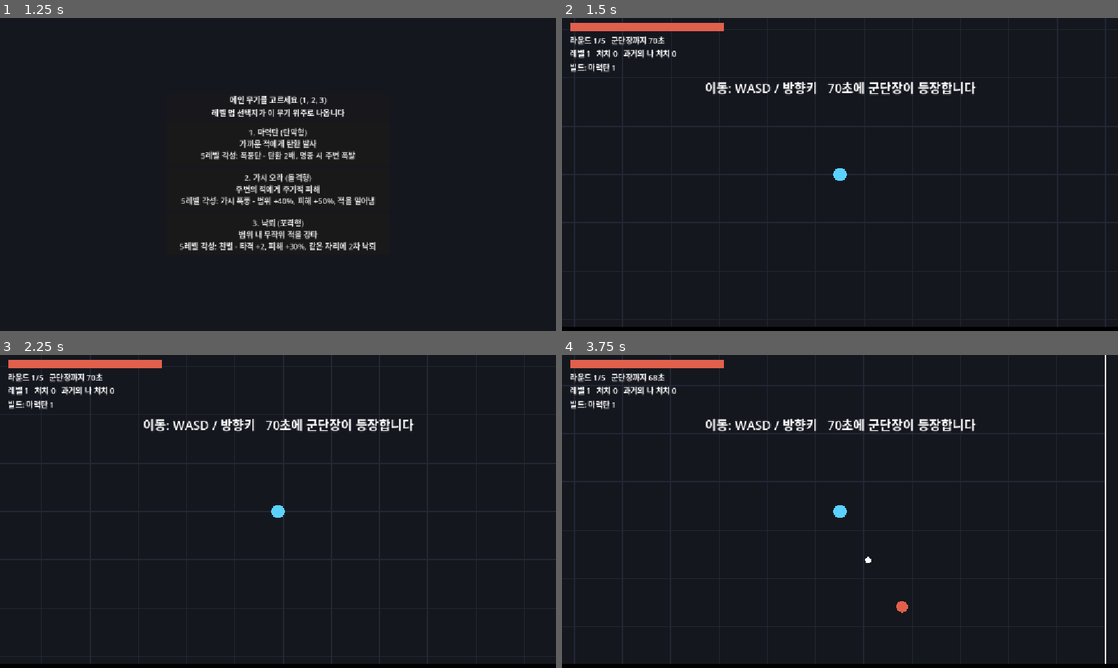
Above: before the commit, frames 1-4 (two rows, left to right).
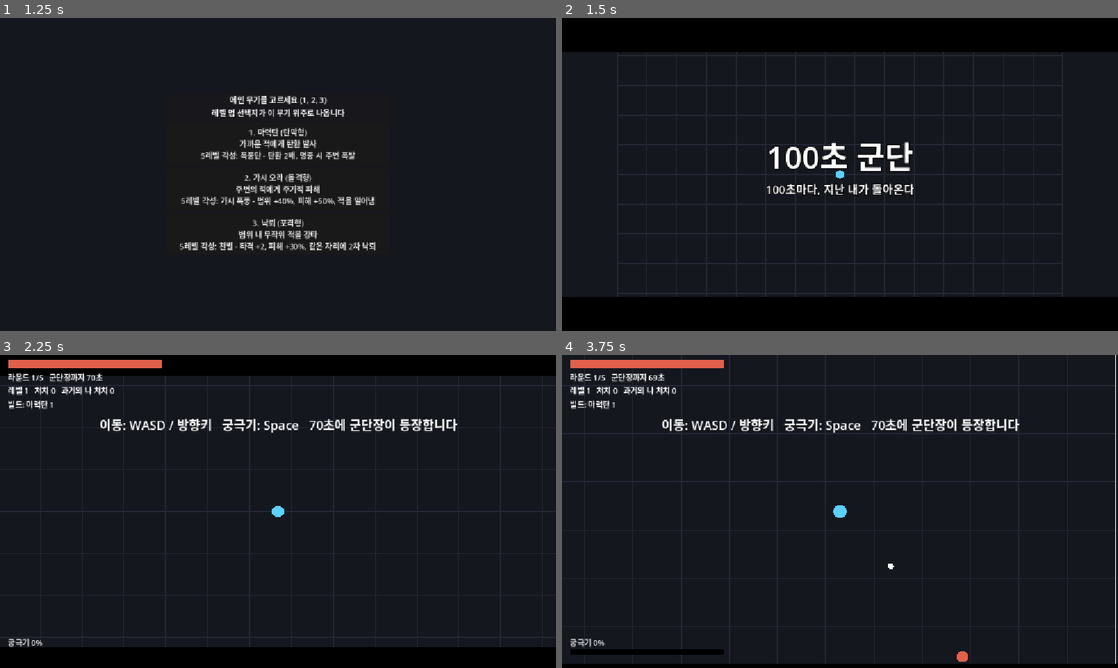
Above: after the commit, the same moments.

Repository: kimpro4214/100sec-corps
Game: Godot game, scene res://main_menu.tscn
Two runs of this game, one before a commit and one after it. Both use one fixed random seed, a clock stepped at 60 frames per second and the inputs below.
Inputs:
- Up to frame 1 (1.25 s): click "100초 군단 내가 키운 빌드가 다음 라운드의 적이 …" at 0.5 s
- Up to frame 2 (1.5 s): click "1. 마력탄 (탄막형) 가까운 적에게 탄환 발사 5레…" at 1.25 s
- Up to frame 3 (2.25 s): tap Enter at 2 s; hold D from 2.03 s (still down); tap Space at 2.1 s
- Up to frame 4 (3.75 s): tap Space at 2.27, 2.57, 3.02, 3.05, 3.32, 3.6 s; release D at 2.78 s; hold S 2.78-3.53 s; tap 1 at 2.85 s; hold D from 3.53 s (still down)

Frame 1 is identical in both runs. In frame 2, 23% of the frame differs, in the area x 0-100%, y 0-99%; in frame 3, 13%; in frame 4, 2.7%.

Commit message:
feat: 100초 군단 궁극기 연출, 타격감, 시작과 끝 시네마틱 추가

Diff:
--- a/legion/game/legion_game.gd
+++ b/legion/game/legion_game.gd
@@ -20,12 +20,48 @@
 const COLOR_AWAKEN := Color("ffe066")
 const MAIN_WEAPONS := ["bolt", "aura", "lightning"]
 
+# 연출 수치. 게임 규칙에는 영향을 주지 않는다.
+const INTRO_SECONDS := 3.4
+const ULT_CAST_SECONDS := 0.5
+const ULT_SECONDS := 1.1
+const ENDING_PANEL_AT := 2.8
+const ULT_ZOOM := 1.7
+const ENDING_ZOOM := 1.8
+const MAX_SHAKE := 24.0
+const MAX_PARTICLES := 700
+const KILL_JUICE := {
+	"swarmling": {"particles": 4, "shake": 0.0, "hitstop": 0.0},
+	"runner": {"particles": 4, "shake": 0.0, "hitstop": 0.0},
+	"grunt": {"particles": 6, "shake": 0.0, "hitstop": 0.0},
+	"brute": {"particles": 12, "shake": 4.0, "hitstop": 0.03},
+	"ghost": {"particles": 22, "shake": 8.0, "hitstop": 0.08},
+	"boss": {"particles": 48, "shake": 22.0, "hitstop": 0.35},
+}
+
 var data: Dictionary
 var sim
 var acc := 0.0
-var camera := Vector2.ZERO
 var effects: Array = []
+var particles: Array = []
 var banner_time := 0.0
+
+var zoom := 1.0
+var focus := Vector2.ZERO
+var shake := 0.0
+var hitstop := 0.0
+var slowmo := 0.0
+var flash := 0.0
+var flash_color := Color.WHITE
+var hurt_tint := 0.0
+var letterbox := 0.0
+var cinema := "" # intro, ult, ending
+var cinema_time := 0.0
+var ult_fired := false
+var ending_won := false
+var ending_focus := Vector2.ZERO
+
+var cinema_title: Label
+var cinema_sub: Label
 
 var start_panel: PanelContainer
 var hud: Label
@@ -48,6 +84,16 @@
 func _start_run() -> void:
 	sim = null
 	effects = []
+	particles = []
+	cinema = ""
+	shake = 0.0
+	hitstop = 0.0
+	slowmo = 0.0
+	flash = 0.0
+	hurt_tint = 0.0
+	letterbox = 0.0
+	cinema_title.hide()
+	cinema_sub.hide()
 	hud.text = ""
 	build_label.text = ""
 	end_panel.hide()
@@ -63,7 +109,8 @@
 	sim.record_events = true
 	acc = 0.0
 	start_panel.hide()
-	_show_banner("이동: WASD / 방향키   70초에 군단장이 등장합니다")
+	_start_cinema("intro")
+	_show_cinema_text("100초 군단", "100초마다, 지난 내가 돌아온다")
 
 
 func _build_start_panel(root: Control) -> void:
@@ -110,6 +157,9 @@
 	banner.add_theme_font_size_override("font_size", 26)
 	root.add_child(banner)
 
+	cinema_title = _cinema_label(root, 64, -40.0)
+	cinema_sub = _cinema_label(root, 24, 30.0)
+
 	_build_start_panel(root)
 
 	choice_panel = _centered_panel(root)
@@ -156,6 +206,21 @@
 	return panel
 
 
+func _cinema_label(root: Control, font_size: int, offset_y: float) -> Label:
+	var label := Label.new()
+	label.set_anchors_preset(Control.PRESET_CENTER)
+	label.grow_horizontal = Control.GROW_DIRECTION_BOTH
+	label.grow_vertical = Control.GROW_DIRECTION_BOTH
+	label.horizontal_alignment = HORIZONTAL_ALIGNMENT_CENTER
+	label.position.y += offset_y
+	label.add_theme_font_size_override("font_size", font_size)
+	label.add_theme_constant_override("outline_size", 8)
+	label.add_theme_color_override("font_outline_color", Color.BLACK)
+	label.hide()
+	root.add_child(label)
+	return label
+
+
 func _to_menu() -> void:
 	get_tree().change_scene_to_file("res://main_menu.tscn")
 
@@ -169,23 +234,37 @@
 		var main_index: int = event.physical_keycode - KEY_1
 		if main_index >= 0 and main_index < MAIN_WEAPONS.size():
 			_begin_run(MAIN_WEAPONS[main_index])
+	elif cinema == "intro":
+		if event.physical_keycode == KEY_SPACE:
+			_end_intro()
+	elif cinema != "":
+		return
 	elif not sim.pending_choices.is_empty():
 		var index: int = event.physical_keycode - KEY_1
 		if index >= 0 and index < sim.pending_choices.size():
 			_choose(index)
 	elif summary_panel.visible and event.physical_keycode == KEY_SPACE:
 		_continue_round()
+	elif event.physical_keycode == KEY_SPACE and sim.ultimate_ready() and not sim.is_over():
+		_start_cinema("ult")
+		var ult: Dictionary = data.ultimate[sim.main_weapon]
+		_show_cinema_text(ult.name, ult.desc)
 
 
 func _process(delta: float) -> void:
 	if sim == null:
 		return
-	acc += delta
+	_update_cinema(delta)
+	var world_delta := _world_delta(delta)
+	if cinema == "" or (cinema == "ult" and ult_fired):
+		acc += world_delta
 	while acc >= sim.tick:
 		acc -= sim.tick
 		sim.step(_read_input())
 		_consume_events()
-	if not sim.pending_choices.is_empty():
+	if sim.is_over():
+		pass
+	elif not sim.pending_choices.is_empty():
 		acc = 0.0
 		if not choice_panel.visible:
 			_show_choices()
@@ -193,11 +272,167 @@
 		acc = 0.0
 		if not summary_panel.visible:
 			_show_summary()
-	if sim.is_over() and not end_panel.visible:
-		_show_end()
-	_update_timers(delta)
+	if sim.is_over() and cinema != "ending" and not end_panel.visible:
+		_start_ending()
+	_update_timers(delta, world_delta)
 	_update_hud()
 	queue_redraw()
+
+
+func _world_delta(delta: float) -> float:
+	if hitstop > 0.0:
+		hitstop -= delta
+		return 0.0
+	if slowmo > 0.0:
+		slowmo -= delta
+		return delta * 0.35
+	return delta
+
+
+func _start_cinema(kind: String) -> void:
+	cinema = kind
+	cinema_time = 0.0
+	ult_fired = false
+
+
+func _show_cinema_text(title: String, sub: String) -> void:
+	cinema_title.text = title
+	cinema_sub.text = sub
+	cinema_title.show()
+	cinema_sub.show()
+	cinema_title.modulate.a = 1.0
+	cinema_sub.modulate.a = 1.0
+
+
+func _hide_cinema_text() -> void:
+	cinema_title.hide()
+	cinema_sub.hide()
+
+
+func _end_intro() -> void:
+	cinema = ""
+	_hide_cinema_text()
+	_show_banner("이동: WASD / 방향키   궁극기: Space   70초에 군단장이 등장합니다")
+
+
+func _start_ending() -> void:
+	ending_won = sim.state == "won"
+	ending_focus = sim.boss.pos if ending_won and sim.boss != null else sim.player_pos
+	_start_cinema("ending")
+	choice_panel.hide()
+	summary_panel.hide()
+	if ending_won:
+		_add_flash(Color.WHITE, 0.9)
+		_show_cinema_text("승리", "군단을 넘어섰습니다")
+	else:
+		_add_flash(Color(COLOR_GRUNT), 0.6)
+		_show_cinema_text("패배", "라운드 %d에서 쓰러졌습니다" % sim.round_index)
+	cinema_title.modulate.a = 0.0
+	cinema_sub.modulate.a = 0.0
+
+
+## 시네마틱 타임라인. 카메라 줌, 레터박스, 문구를 시간에 따라 바꾼다.
+func _update_cinema(delta: float) -> void:
+	var player: Vector2 = sim.player_pos
+	if cinema == "":
+		zoom = lerpf(zoom, 1.0, 1.0 - exp(-8.0 * delta))
+		focus = player
+		letterbox = move_toward(letterbox, 0.0, delta * 3.0)
+		return
+	cinema_time += delta
+	match cinema:
+		"intro":
+			var t := clampf(cinema_time / INTRO_SECONDS, 0.0, 1.0)
+			var arena := Vector2(float(data.arena.w), float(data.arena.h))
+			var view := get_viewport_rect().size
+			var overview := minf(view.x / arena.x, view.y / arena.y) * 0.95
+			var move := _ease_in_out(clampf((t - 0.35) / 0.65, 0.0, 1.0))
+			zoom = lerpf(overview, 1.0, move)
+			focus = (arena * 0.5).lerp(player, move)
+			letterbox = 1.0
+			var fade := 1.0 - clampf((t - 0.6) / 0.3, 0.0, 1.0)
+			cinema_title.modulate.a = fade
+			cinema_sub.modulate.a = fade
+			if cinema_time >= INTRO_SECONDS:
+				_end_intro()
+		"ult":
+			focus = player
+			if not ult_fired:
+				var t := _ease_out(clampf(cinema_time / ULT_CAST_SECONDS, 0.0, 1.0))
+				zoom = lerpf(1.0, ULT_ZOOM, t)
+				letterbox = t
+				cinema_title.scale = Vector2.ONE * lerpf(1.6, 1.0, t)
+				if cinema_time >= ULT_CAST_SECONDS:
+					ult_fired = true
+					sim.use_ultimate()
+					zoom = 0.85
+					shake = MAX_SHAKE
+					slowmo = 0.3
+					_add_flash(Color(COLOR_AWAKEN), 0.35)
+			else:
+				zoom = lerpf(zoom, 1.0, 1.0 - exp(-6.0 * delta))
+				letterbox = move_toward(letterbox, 0.0, delta * 3.0)
+				var fade := 1.0 - clampf((cinema_time - ULT_CAST_SECONDS) / 0.3, 0.0, 1.0)
+				cinema_title.modulate.a = fade
+				cinema_sub.modulate.a = fade
+				if cinema_time >= ULT_SECONDS:
+					cinema = ""
+					cinema_title.scale = Vector2.ONE
+					_hide_cinema_text()
+		"ending":
+			var t := _ease_out(clampf(cinema_time / 1.4, 0.0, 1.0))
+			zoom = lerpf(1.0, ENDING_ZOOM, t)
+			focus = player.lerp(ending_focus, t)
+			letterbox = t
+			var text_alpha := clampf((cinema_time - 0.6) / 0.5, 0.0, 1.0)
+			cinema_title.modulate.a = text_alpha
+			cinema_sub.modulate.a = text_alpha
+			if cinema_time >= ENDING_PANEL_AT and not end_panel.visible:
+				_hide_cinema_text()
+				_show_end()
+
+
+func _ease_out(t: float) -> float:
+	return 1.0 - pow(1.0 - t, 3.0)
+
+
+func _ease_in_out(t: float) -> float:
+	return t * t * (3.0 - 2.0 * t)
+
+
+func _add_flash(color: Color, amount: float) -> void:
+	flash_color = color
+	flash = maxf(flash, amount)
+
+
+func _add_shake(amount: float) -> void:
+	shake = minf(MAX_SHAKE, maxf(shake, amount))
+
+
+func _spawn_particles(pos: Vector2, count: int, color: Color, speed: float, size: float) -> void:
+	for i in count:
+		if particles.size() >= MAX_PARTICLES:
+			return
+		var life := randf_range(0.25, 0.55)
+		particles.append({
+			"pos": pos, "vel": Vector2.from_angle(randf() * TAU) * randf_range(0.3, 1.0) * speed,
+			"time": life, "max": life, "color": color, "size": size * randf_range(0.6, 1.2),
+		})
+
+
+func _enemy_color(kind: String) -> Color:
+	match kind:
+		"runner":
+			return COLOR_RUNNER
+		"swarmling":
+			return COLOR_SWARMLING
+		"brute":
+			return COLOR_BRUTE
+		"ghost":
+			return COLOR_GHOST
+		"boss":
+			return COLOR_BOSS
+	return COLOR_GRUNT
 
 
 func _read_input() -> Vector2:
@@ -236,18 +471,45 @@
 				_show_banner("%s 등장! 과거의 나 총출동" % event.label)
 			"round":
 				_show_banner("라운드 %d: 지난 빌드가 돌아옵니다" % event.round)
+			"kill":
+				var juice: Dictionary = KILL_JUICE.get(event.kind, KILL_JUICE.grunt)
+				_spawn_particles(event.pos, juice.particles, _enemy_color(event.kind), 160.0 + event.radius * 6.0, 3.0 + event.radius * 0.15)
+				if juice.shake > 0.0:
+					_add_shake(juice.shake)
+				hitstop = maxf(hitstop, juice.hitstop)
+				if event.kind == "boss":
+					_add_flash(Color.WHITE, 0.6)
+					effects.append({"kind": "shock", "pos": event.pos, "radius": 260.0, "time": 0.6, "max": 0.6, "color": COLOR_BOSS})
+			"hurt":
+				_add_shake(minf(3.0 + event.damage * 0.5, 12.0))
+				hurt_tint = minf(0.45, hurt_tint + 0.15 + event.damage * 0.01)
+			"ult_blast":
+				effects.append({"kind": "shock", "pos": event.pos, "radius": event.radius, "time": 0.5, "max": 0.5, "color": COLOR_AWAKEN})
+			"ultimate":
+				effects.append({"kind": "shock", "pos": event.pos, "radius": 140.0, "time": 0.35, "max": 0.35, "color": Color.WHITE})
 	sim.events.clear()
 
 
-func _update_timers(delta: float) -> void:
+func _update_timers(delta: float, world_delta: float) -> void:
 	var alive: Array = []
 	for effect in effects:
-		effect.time -= delta
+		effect.time -= world_delta
 		if effect.time > 0.0:
 			alive.append(effect)
 	effects = alive
+	var alive_particles: Array = []
+	for particle in particles:
+		particle.time -= world_delta
+		particle.pos += particle.vel * world_delta
+		particle.vel *= 1.0 - minf(1.0, 4.0 * world_delta)
+		if particle.time > 0.0:
+			alive_particles.append(particle)
+	particles = alive_particles
+	shake = lerpf(shake, 0.0, 1.0 - exp(-9.0 * delta))
+	flash = maxf(0.0, flash - delta * 2.2)
+	hurt_tint = maxf(0.0, hurt_tint - delta * 1.5)
 	banner_time = maxf(0.0, banner_time - delta)
-	banner.visible = banner_time > 0.0
+	banner.visible = banner_time > 0.0 and cinema == ""
 
 
 func _show_banner(text: String) -> void:
@@ -269,6 +531,8 @@
 		sim.round_index, int(data.rounds), _time_text(), sim.level, sim.kills, sim.ghost_kills,
 	]
 	build_label.text = "빌드: " + _build_text(sim.build)
+	hud.visible = cinema == "" or cinema == "ult"
+	build_label.visible = hud.visible
 
 
 func _build_text(target_build: Dictionary) -> String:
@@ -360,9 +624,11 @@
 		return
 	var alpha: float = clampf(acc / sim.tick, 0.0, 1.0)
 	var player: Vector2 = sim.player_prev.lerp(sim.player_pos, alpha)
-	camera = player - view * 0.5
+	var center: Vector2 = player if cinema == "" else focus
+	var shake_offset := Vector2(randf_range(-shake, shake), randf_range(-shake, shake))
+	var world_offset := view * 0.5 - center * zoom + shake_offset
 	draw_rect(Rect2(Vector2.ZERO, view), COLOR_BG)
-	draw_set_transform(-camera)
+	draw_set_transform(world_offset, 0.0, Vector2(zoom, zoom))
 	_draw_arena()
 	for gem in sim.gems:
 		draw_circle(gem.pos, 4.0, COLOR_GEM)
@@ -383,15 +649,44 @@
 		draw_circle(shot.prev.lerp(shot.pos, alpha), shot.radius, COLOR_HOSTILE if shot.hostile else Color.WHITE)
 	for effect in effects:
 		var fade: float = effect.time / effect.max
-		if effect.kind == "ring":
-			draw_arc(effect.pos, effect.radius, 0.0, TAU, 48, Color(effect.color, 0.5 * fade), 2.0)
-		else:
-			draw_circle(effect.pos, effect.radius, Color(effect.color, 0.5 * fade))
-			draw_line(effect.pos + Vector2(0, -500), effect.pos, Color(effect.color, fade), 3.0)
+		match effect.kind:
+			"ring":
+				draw_arc(effect.pos, effect.radius, 0.0, TAU, 48, Color(effect.color, 0.5 * fade), 2.0)
+			"shock":
+				var grow := _ease_out(1.0 - fade)
+				draw_circle(effect.pos, effect.radius * grow, Color(effect.color, 0.18 * fade))
+				draw_arc(effect.pos, effect.radius * grow, 0.0, TAU, 64, Color(effect.color, fade), 6.0 * fade + 1.0)
+			_:
+				draw_circle(effect.pos, effect.radius, Color(effect.color, 0.5 * fade))
+				draw_line(effect.pos + Vector2(0, -500), effect.pos, Color(effect.color, fade), 3.0)
+	for particle in particles:
+		draw_circle(particle.pos, particle.size * particle.time / particle.max, particle.color)
+	if cinema == "ult" and not ult_fired:
+		draw_set_transform(Vector2.ZERO)
+		draw_rect(Rect2(Vector2.ZERO, view), Color(0, 0, 0, 0.55 * letterbox))
+		draw_set_transform(world_offset, 0.0, Vector2(zoom, zoom))
+		draw_circle(player, float(data.player.radius) * (2.0 + cinema_time * 4.0), Color(COLOR_AWAKEN, 0.25))
 	var player_color := COLOR_AWAKEN if sim.is_awakened(sim.build) else COLOR_PLAYER
 	draw_circle(player, float(data.player.radius), Color.WHITE if sim.player_flash > 0.0 else player_color)
 	draw_set_transform(Vector2.ZERO)
-	_draw_bars(view)
+	_draw_screen_fx(view)
+	if cinema == "" or cinema == "ult":
+		_draw_bars(view)
+
+
+func _draw_screen_fx(view: Vector2) -> void:
+	if hurt_tint > 0.0:
+		var edge := Color(COLOR_GRUNT, hurt_tint)
+		var clear := Color(COLOR_GRUNT, 0.0)
+		var w := view.x * 0.12
+		draw_polygon([Vector2.ZERO, Vector2(w, 0), Vector2(w, view.y), Vector2(0, view.y)], [edge, clear, clear, edge])
+		draw_polygon([Vector2(view.x - w, 0), Vector2(view.x, 0), Vector2(view.x, view.y), Vector2(view.x - w, view.y)], [clear, edge, edge, clear])
+	if flash > 0.0:
+		draw_rect(Rect2(Vector2.ZERO, view), Color(flash_color, minf(flash, 0.8)))
+	if letterbox > 0.0:
+		var bar := view.y * 0.11 * letterbox
+		draw_rect(Rect2(0, 0, view.x, bar), Color.BLACK)
+		draw_rect(Rect2(0, view.y - bar, view.x, bar), Color.BLACK)
 
 
 func _draw_arena() -> void:
@@ -457,6 +752,16 @@
 	var xp_bar := Rect2(0, view.y - 8, view.x, 8)
 	draw_rect(xp_bar, Color.BLACK)
 	draw_rect(Rect2(xp_bar.position, Vector2(view.x * float(sim.xp) / sim.xp_needed(), 8)), COLOR_GEM)
+	var ult_bar := Rect2(16, view.y - 40, minf(320.0, view.x - 32.0), 14)
+	var ult_ratio := float(sim.ult_charge) / float(data.ultimate.charge_kills)
+	var ult_color := COLOR_AWAKEN
+	var ult_text := "궁극기 %d%%" % int(ult_ratio * 100.0)
+	if sim.ultimate_ready():
+		ult_color = COLOR_AWAKEN.lerp(Color.WHITE, 0.5 + 0.5 * sin(Time.get_ticks_msec() * 0.012))
+		ult_text = "궁극기 준비! [Space] %s" % data.ultimate[sim.main_weapon].name
+	draw_rect(ult_bar, Color.BLACK)
+	draw_rect(Rect2(ult_bar.position, Vector2(ult_bar.size.x * ult_ratio, ult_bar.size.y)), ult_color)
+	draw_string(ThemeDB.fallback_font, ult_bar.position + Vector2(0, -6), ult_text, HORIZONTAL_ALIGNMENT_LEFT, -1, 16)
 	if sim.boss != null and sim.boss.hp > 0.0:
 		var width := minf(520.0, view.x - 40.0)
 		var boss_bar := Rect2((view.x - width) * 0.5, 44, width, 18)
